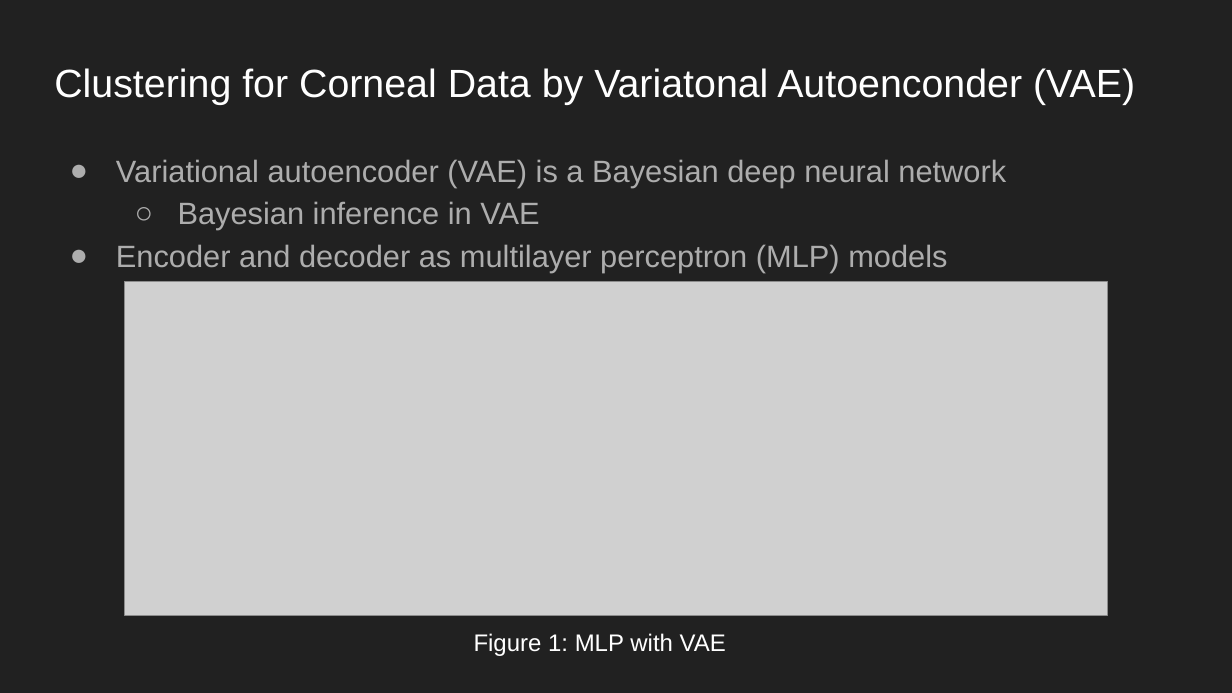
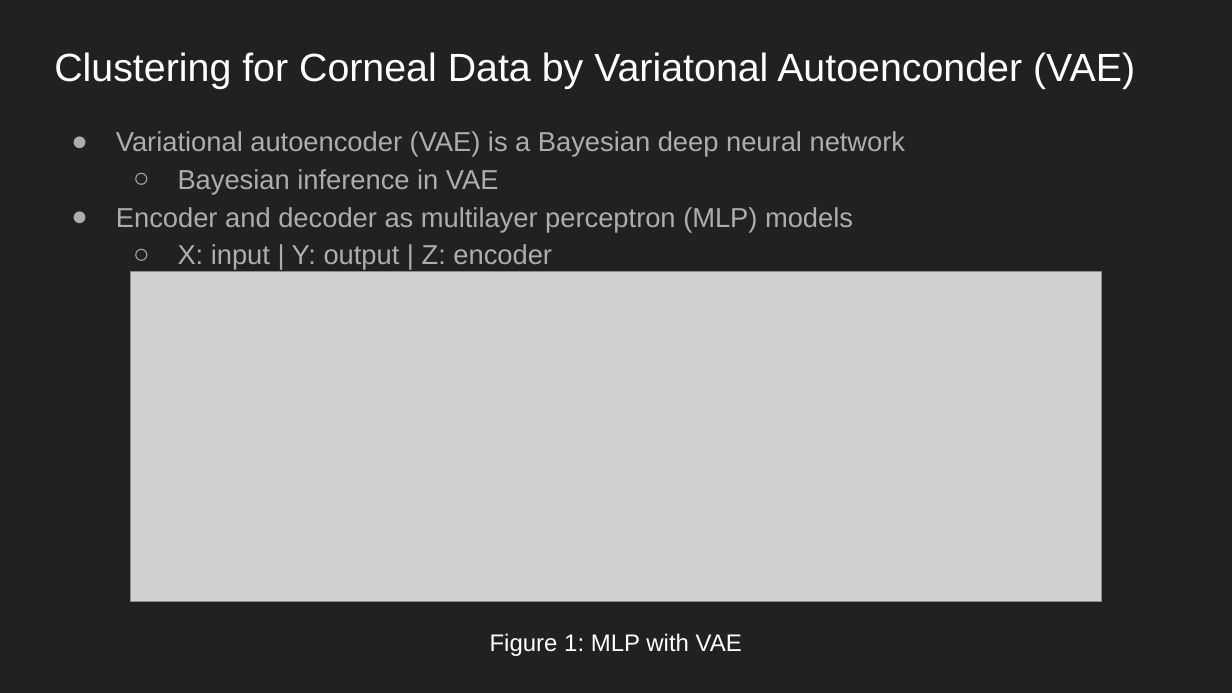
Before and after one commit to NaldoHoracio/CornealAIPaper, a slide deck: slide 4 of meetings/CorneaAIPaper.pptx. Drawn at 1232x693 pixels with LibreOffice and Linux fonts; fonts in the diff are those of the drawing; grey boxes stand for pictures. Boxes give left, top, right and bottom in pixels: in the first picture for what was removed or moved away, otherwise in the second. Text is boxed around its words. In the diff, an @@ line names an element or a change of style, - is before the commit and + after.

```diff
--- a/meetings/CorneaAIPaper.pptx
+++ b/meetings/CorneaAIPaper.pptx
@@ title "Clustering for Corneal Data by ...": place and size @@
-title "Clustering for Corneal Data by ..." at <box>54,68,1135,105</box>
+title "Clustering for Corneal Data by ..." at <box>54,52,1135,89</box>
@@ text "Variational autoencoder (VAE) is a ...": place and size @@
-text "Variational autoencoder (VAE) is a ..." at <box>116,159,1006,272</box>
+text "Variational autoencoder (VAE) is a ..." at <box>116,131,906,270</box>
@@ text at <box>116,131,906,232</box>: size 18 to 16 pt in "Variational autoencoder (VAE) is a Bayesian deep ...", "Bayesian inference in VAE", "Encoder and decoder as multilayer perceptron (MLP) ..."; indent changed @@
@@ text at <box>178,244,552,270</box>: paragraph added @@
+  ○ X: input | Y: output | Z: encoder
@@ picture: place and size @@
-picture at <box>124,282,1108,616</box>
+picture at <box>131,271,1101,601</box>
@@ title "Figure 1: MLP with VAE": place and size @@
-title "Figure 1: MLP with VAE" at <box>474,633,726,656</box>
+title "Figure 1: MLP with VAE" at <box>490,633,742,656</box>
```
Also in this commit, not shown: 4 other slides changed, 1 slide removed, 1 other file.
